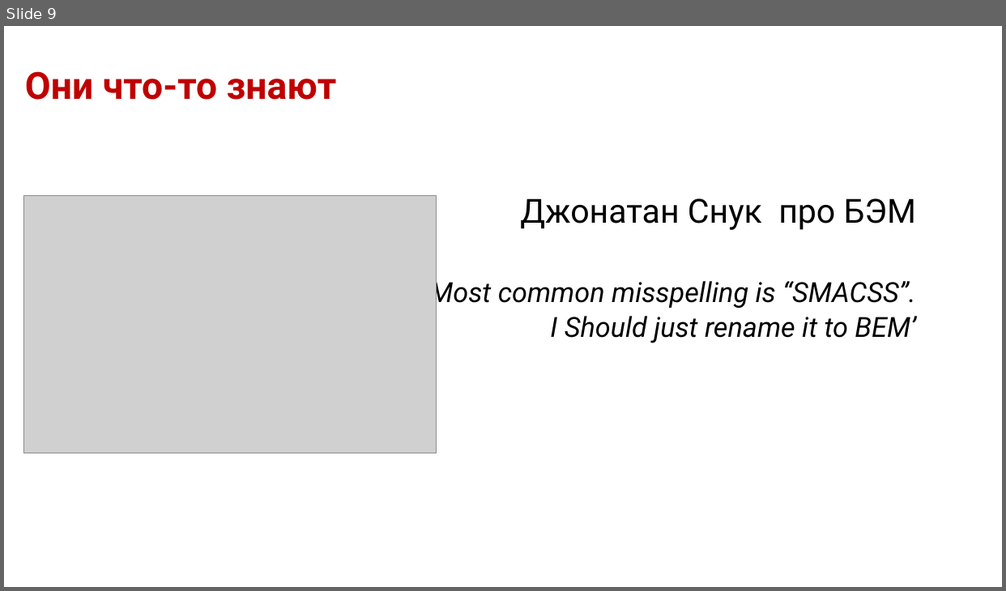
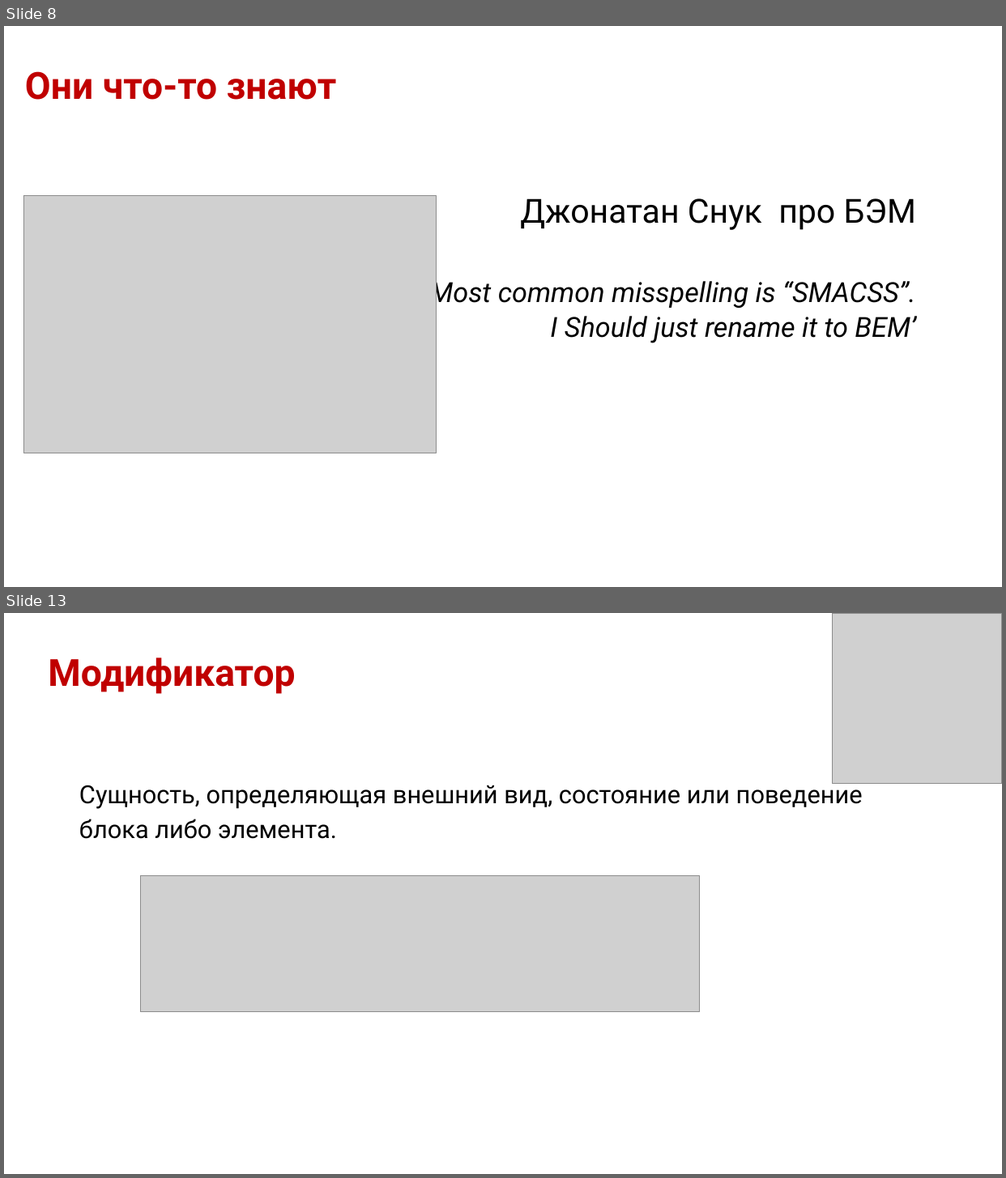
Before and after one commit to dedn/BEM, a slide deck: bem.odp. Shown one above the other, each under a label of ours: slide 9 before the commit, slides 8 and 13 after it; the slides between them are not shown. The pictures are 1006x591 and 1006x1178 pixels, drawn with LibreOffice and Linux fonts; fonts in the diff are those of the drawing; grey boxes stand for pictures; background and template pictures are left out. Boxes give left, top, right and bottom in pixels: in the first picture for what was removed or moved away, otherwise in the second. Text is boxed around its words. In the diff, an @@ line names an element or a change of style, - is before the commit and + after.

```diff
--- a/bem.odp
+++ b/bem.odp
@@ slide 13 added at box(4, 613, 1002, 1174), background #FFFFFF @@
@@ picture added at box(833, 613, 1002, 784) @@
@@ title added at box(48, 658, 295, 694), 27 pt, text #C00000, bold @@
+Модификатор
@@ title added at box(79, 781, 863, 839), 18 pt, text #000000 @@
+Сущность, определяющая внешний вид, состояние или поведение блока либо элемента.
@@ picture added at box(141, 875, 700, 1012) @@
@@ what was slide 9 is now slide 8 @@
```
Also in this commit, not shown: 7 slides changed, 6 other slides added, 2 slides removed, 11 other files.
